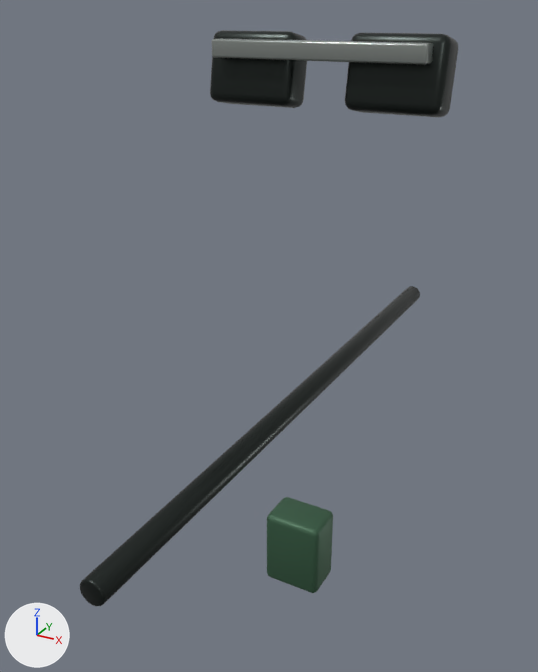
An edit to the glTF model public/assets/blender/floodlight.glb, drawn before and after from the same camera.
Camera for both pictures: a 50 mm lens placed at (2.04, -4.28, 4.81), pointed at (-0.31, -0.01, 2.67). The lights are fixed; the arrows at lower left show +X, +Y and +Z. The older version comes first. Where no turn or scale is listed for an object, it has been applied to the vertices.

The older version as bpy lines, for what is in view:
```python
me_cube_524 = bpy.data.meshes.new('Cube.524')
me_cube_524.from_pydata(...)  # 96 vertices, 188 faces; spans x -0.3..0.3, y -0.157..0.157, z -0.23..0.23
me_cube_524.materials.append(mat_darksteelv3)  # dark grey #2f3532
me_cube_526 = bpy.data.meshes.new('Cube.526')
me_cube_526.from_pydata(...)  # 96 vertices, 188 faces; spans x -0.3..0.3, y -0.157..0.157, z -0.23..0.23
me_cube_526.materials.append(mat_darksteelv3)  # dark grey #2f3532
me_cylinder_247 = bpy.data.meshes.new('Cylinder.247')
me_cylinder_247.from_pydata(...)  # 120 vertices, 236 faces; spans x -0.08..0.08, y -2.3..2.3, z -0.08..0.08
me_cylinder_247.materials.append(mat_darksteelv3)  # dark grey #2f3532
ob_floodhousing0_48 = bpy.data.objects.new('FloodHousing0.48', me_cube_526)
ob_floodhousing0_48.location = (0.48, 0.16, 4.45)
ob_floodhousing_0_48 = bpy.data.objects.new('FloodHousing-0.48', me_cube_524)
ob_floodhousing_0_48.location = (-0.48, 0.16, 4.45)
ob_floodmast = bpy.data.objects.new('FloodMast', me_cylinder_247)
ob_floodmast.location = (0.0, 0.0, 2.3)
# also in view: 'FloodJunction' at (0.0, -0.08, 1.0); 'FloodCrossbar' at (0.0, 0.0, 4.58)
```
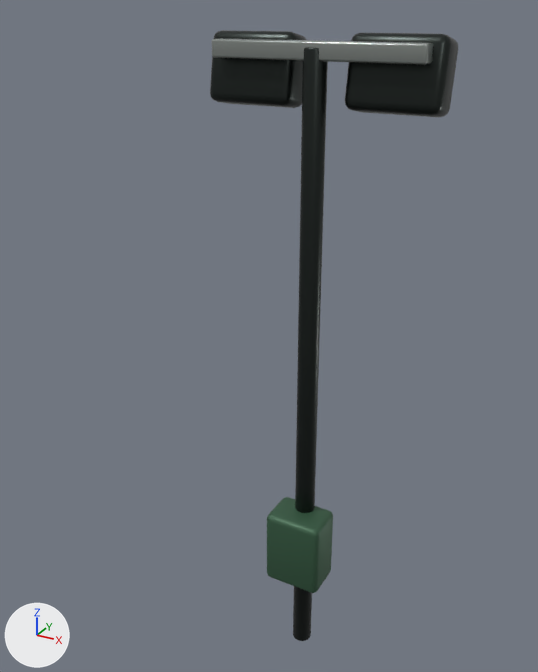
The change, as a list of edits to the scene's bpy script:
```text
Change ob_floodmast:
    ob_floodmast.rotation_euler: (0.0, 0.0, 0.0) -> (1.571, 0.0, 0.0)  # degrees (0, 0, 0) -> degrees (90, 0, 0)
```

Location of each change, [x1, y1, x2, y2] in pixels of the pictures (538 x 672 px):
'FloodMast', turned: before [80, 286, 420, 606]; after [293, 47, 328, 641]
